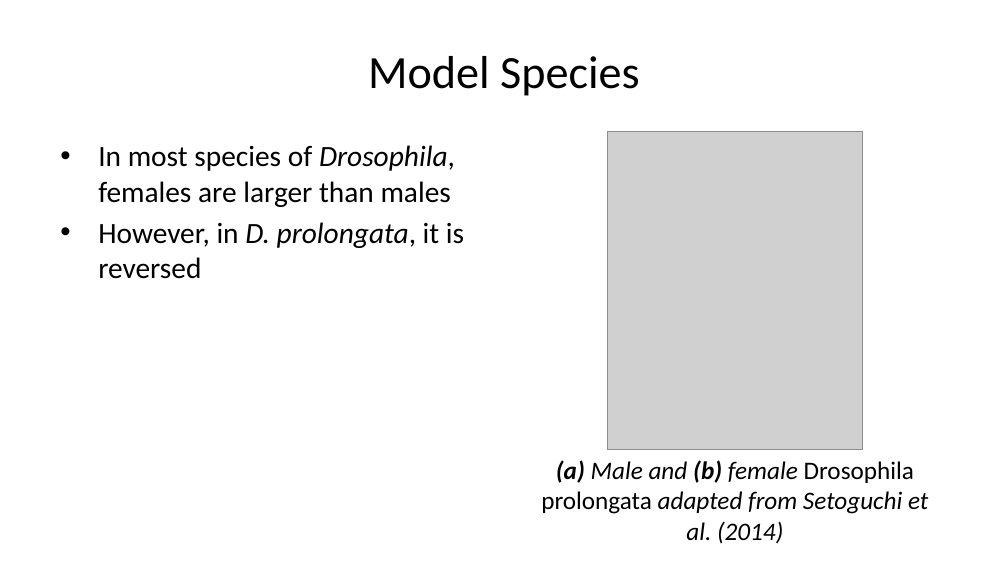
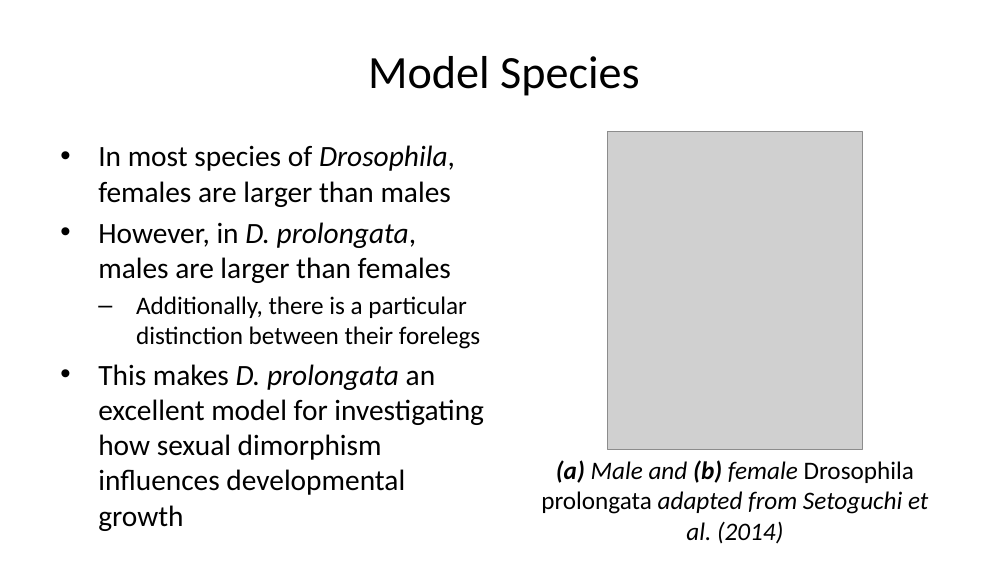
Before and after one commit to marabass/Dpro_CD_SD, a slide deck: slide 2 of SexDimDPro.pptx. Drawn at 1008x567 pixels with LibreOffice and Linux fonts; fonts in the diff are those of the drawing; grey boxes stand for pictures. Boxes give left, top, right and bottom in pixels: in the first picture for what was removed or moved away, otherwise in the second. Text is boxed around its words. In the diff, an @@ line names an element or a change of style, - is before the commit and + after.

Commit message:
More presentation updates

```diff
--- a/SexDimDPro.pptx
+++ b/SexDimDPro.pptx
@@ text at bbox=[98, 222, 484, 495]: text changed @@
-• However, in D. prolongata, it is reversed
+• However, in D. prolongata, males are larger than females
+  – Additionally, there is a particular distinction between their forelegs
+• This makes D. prolongata an excellent model for investigating how sexual dimorphism influences developmental growth
```
Also in this commit, not shown: 1 slide added, 1 other file.
